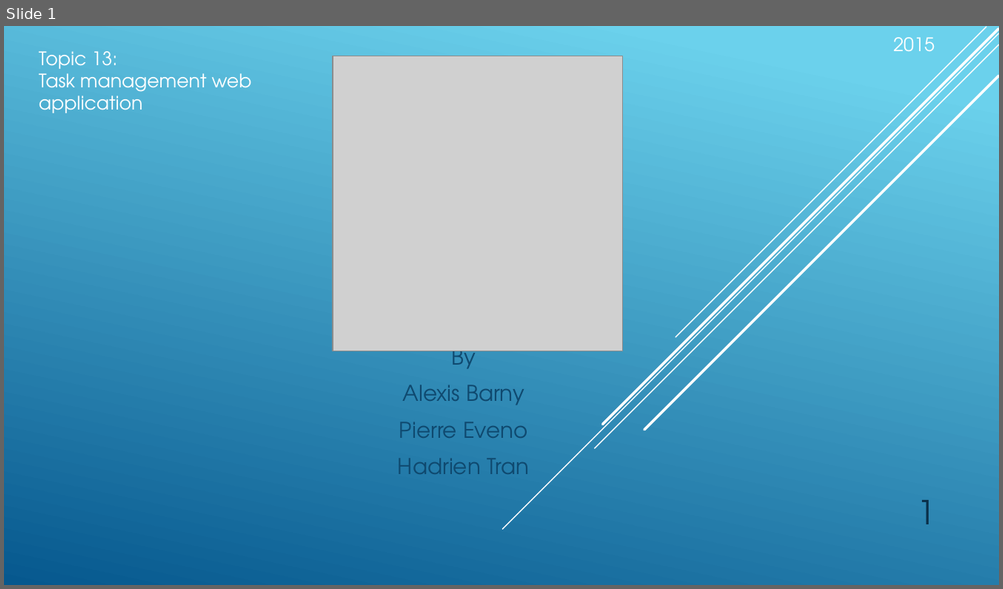
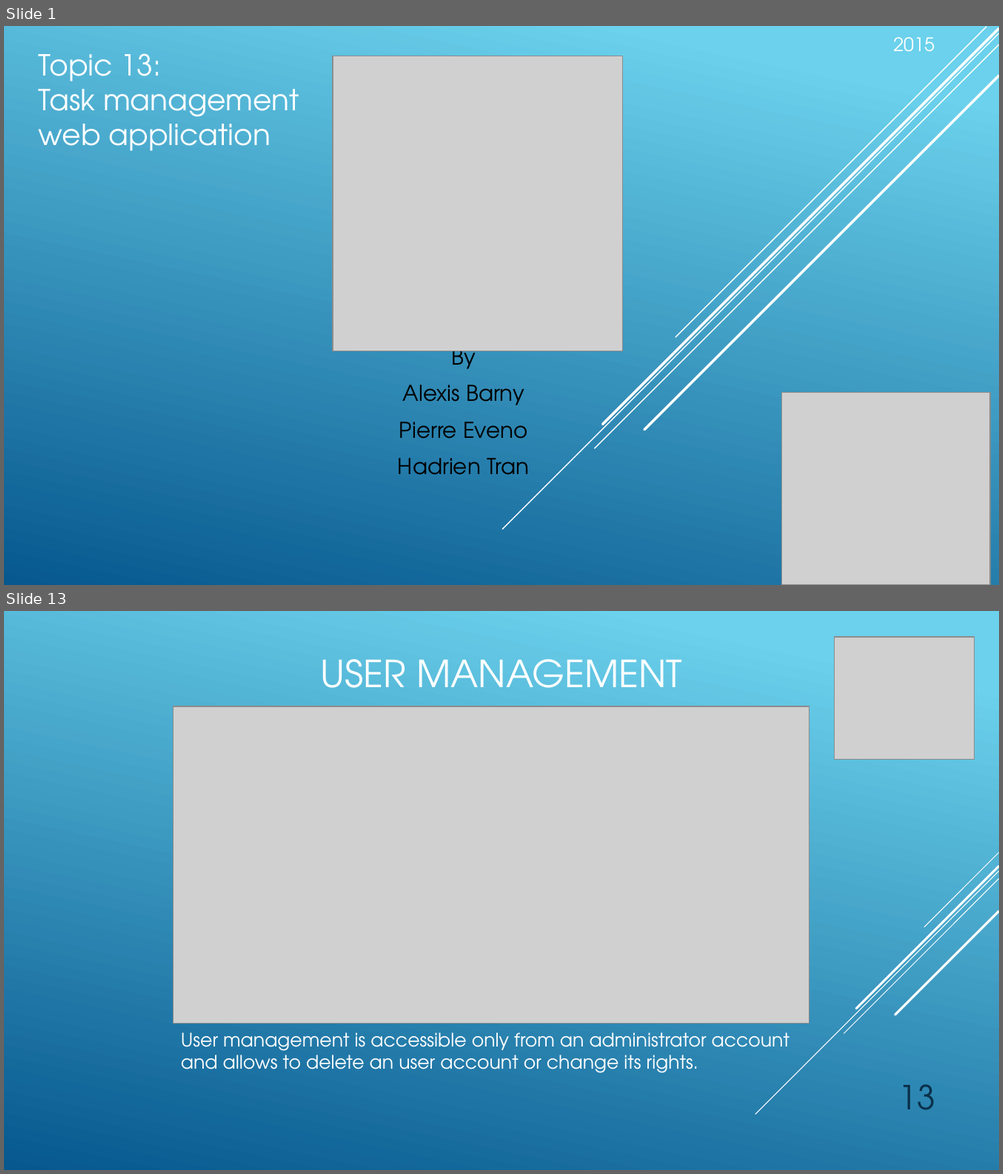
Before and after one commit to abarny/PTDawinSujet13, a slide deck: TeamShare.pptx. Shown one above the other, each under a label of ours: slide 1 before the commit, slides 1 and 13 after it; the slides between them are not shown. The pictures are 1003x589 and 1003x1174 pixels, drawn with LibreOffice and Linux fonts; fonts in the diff are those of the drawing; grey boxes stand for pictures. Boxes give left, top, right and bottom in pixels: in the first picture for what was removed or moved away, otherwise in the second. Text is boxed around its words. In the diff, an @@ line names an element or a change of style, - is before the commit and + after.

```diff
--- a/TeamShare.pptx
+++ b/TeamShare.pptx
@@ slide 13 added at (4, 611, 999, 1170), background gradient #6ED2EB to #06588E @@
@@ picture added at (834, 637, 974, 760) @@
@@ title added at (321, 659, 682, 688), 36 pt, text #FFFFFF @@
+USER MANAGEMENT
@@ picture added at (173, 706, 809, 1024) @@
@@ group added at (755, 853, 999, 1115): 5 lines @@
@@ text added at (181, 1033, 790, 1073), 18 pt, text #FFFFFF @@
+User management is accessible only from an administrator account and allows to delete an user account or change its rights.
@@ page number added at (899, 1085, 936, 1111), 32 pt, text #0A304A @@
+13
@@ slide 1 changed as well @@
@@ text "Topic 13:" at (39, 53, 299, 151): size 18 to 28 pt @@
@@ subtitle "By" at (398, 343, 529, 475): text colour #0F496F to #000000 @@
@@ picture added at (782, 393, 990, 585) @@
@@ page number removed at (916, 500, 935, 525) @@
-1
```
Also in this commit, not shown: 3 other slides changed, 12 other slides added, 12 slides removed.
